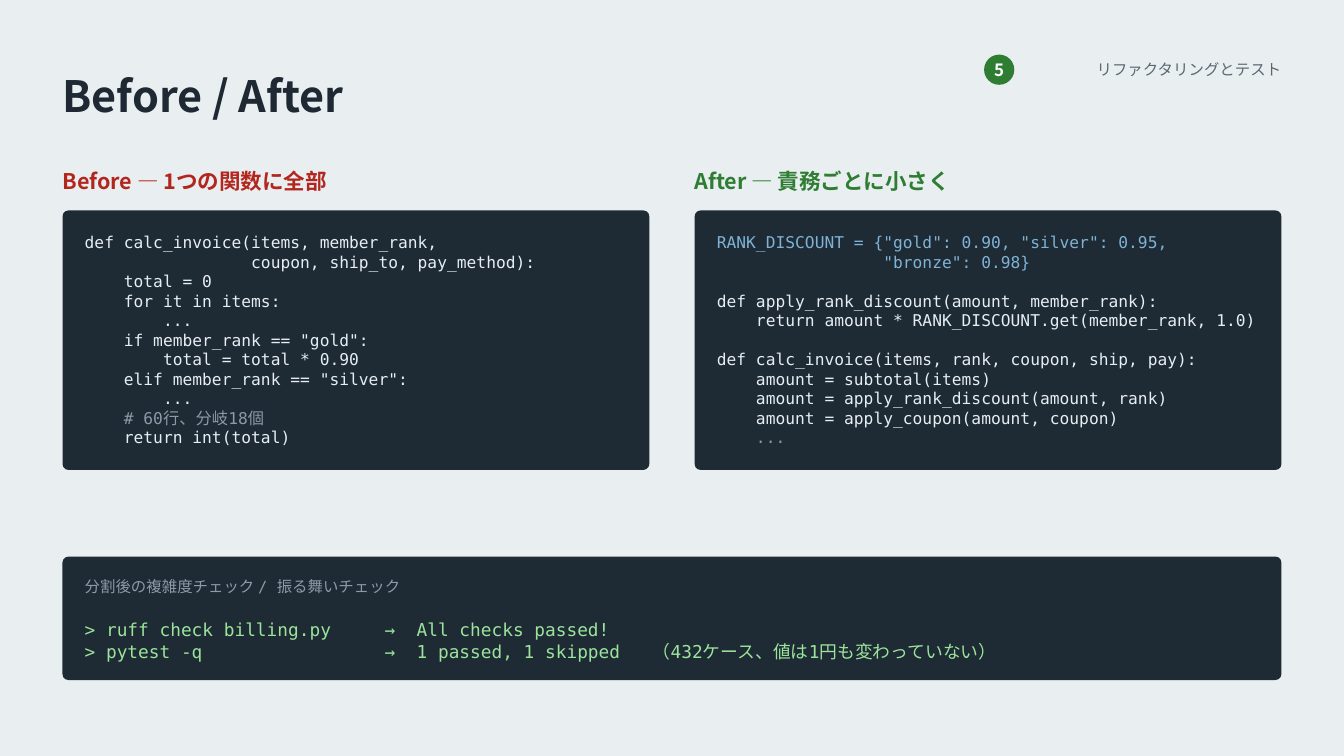
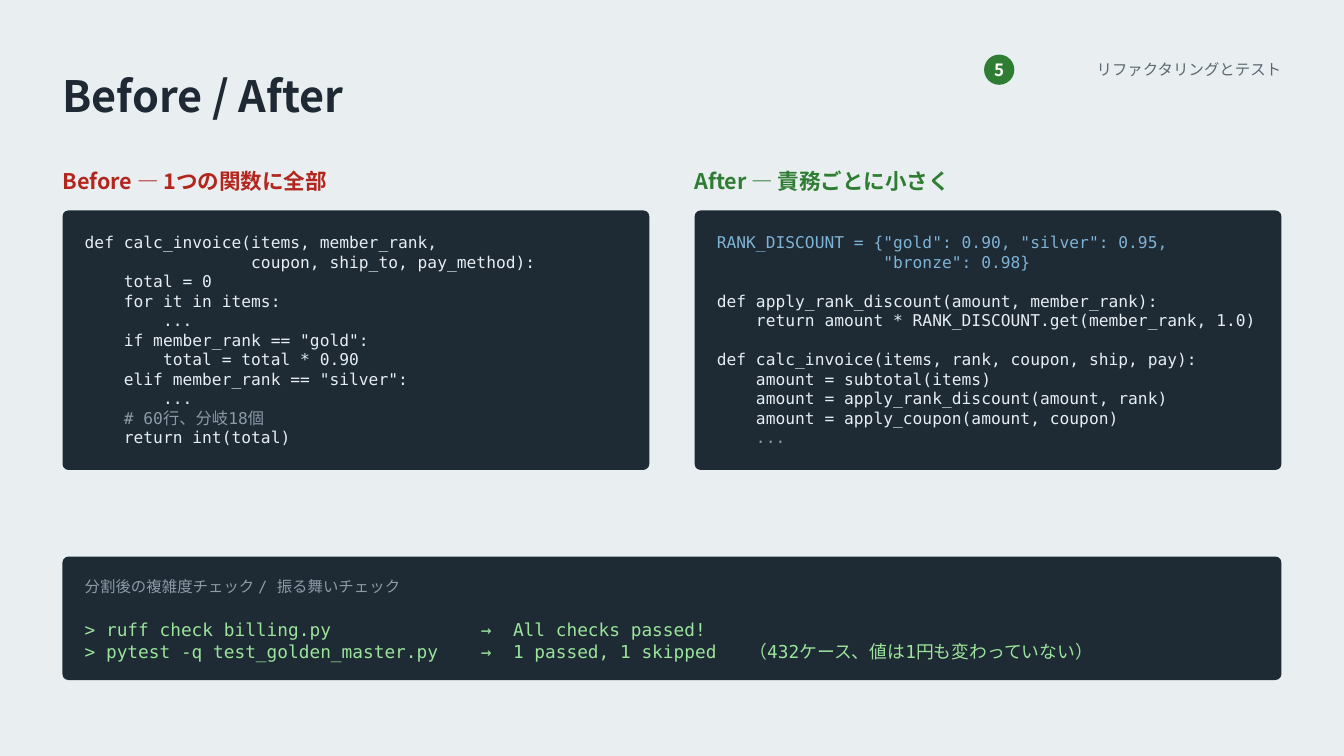
Before and after one commit to secta113/peeling-the-code, a slide deck: slide 33 of 01_first_ruff_then_we_test/テストコードと静的チェック_講習スライド.pptx. Drawn at 1344x756 pixels with LibreOffice and Linux fonts; fonts in the diff are those of the drawing. Boxes give left, top, right and bottom in pixels: in the first picture for what was removed or moved away, otherwise in the second. Text is boxed around its words. In the diff, an @@ line names an element or a change of style, - is before the commit and + after.

```diff
--- a/01_first_ruff_then_we_test/テストコードと静的チェック_講習スライド.pptx
+++ b/01_first_ruff_then_we_test/テストコードと静的チェック_講習スライド.pptx
@@ text at [106, 643, 1093, 662]: text changed @@
-> pytest -q → 1 passed, 1 skipped （432ケース、値は1円も変わっていない）
+> pytest -q test_golden_master.py → 1 passed, 1 skipped （432ケース、値は1円も変わっていない）
```
Also in this commit, not shown: 1 other slide changed, 4 other files.
